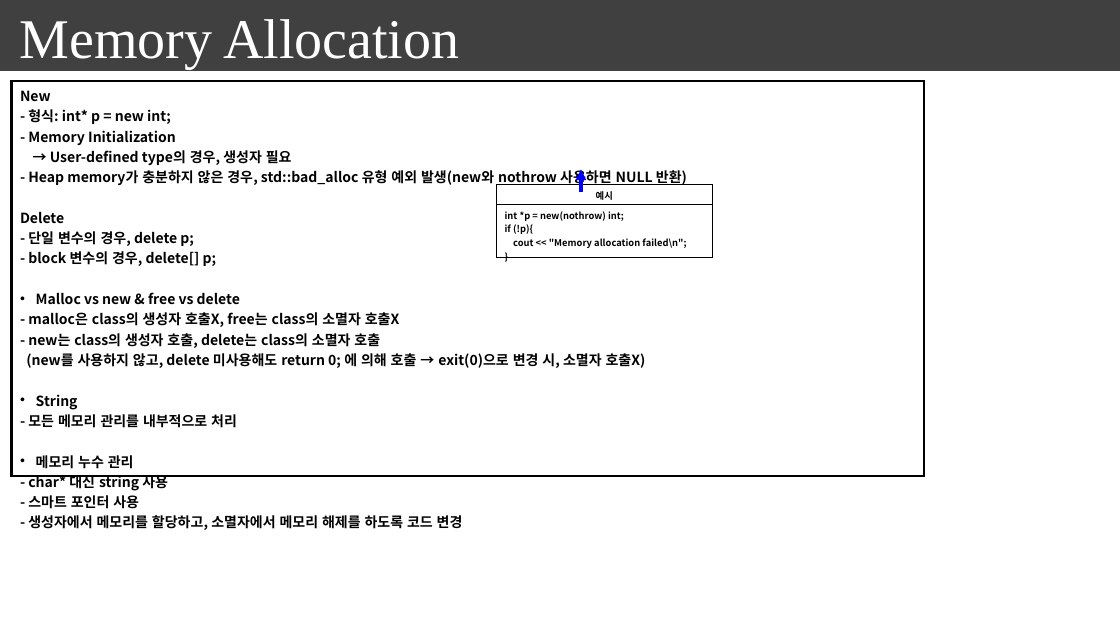
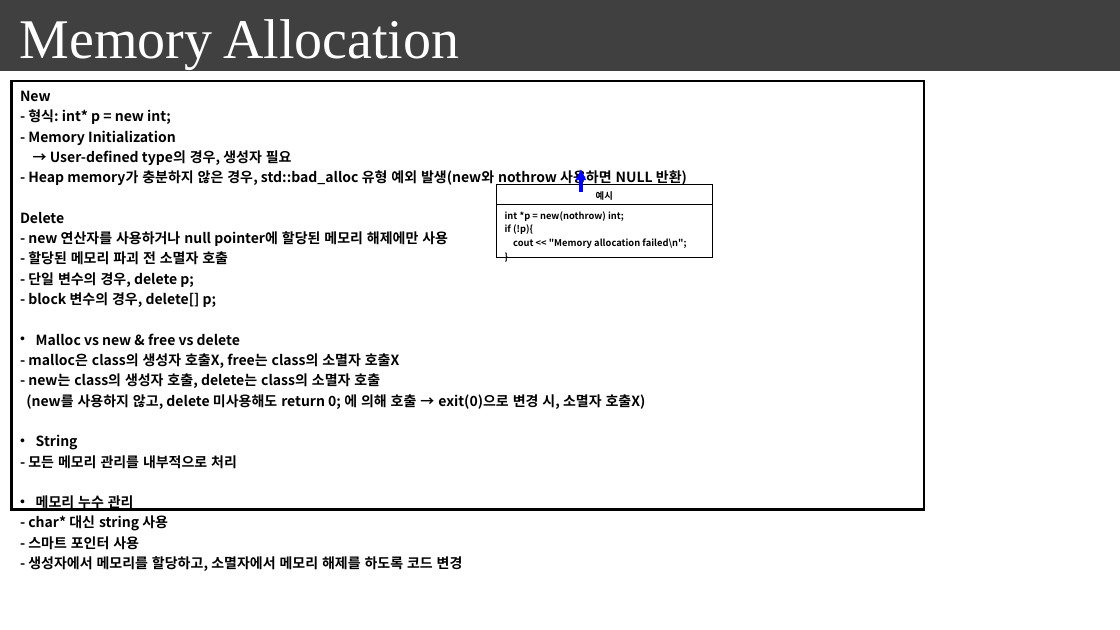
Before and after one commit to seonghokim/Study, a slide deck: slide 19 of everything in c++.pptx. Drawn at 1120x630 pixels with LibreOffice and Linux fonts; fonts in the diff are those of the drawing; background and template pictures are left out. Boxes give left, top, right and bottom in pixels: in the first picture for what was removed or moved away, otherwise in the second. Text is boxed around its words. In the diff, an @@ line names an element or a change of style, - is before the commit and + after.

```diff
--- a/everything in c++.pptx
+++ b/everything in c++.pptx
@@ table at [12,82,924,576] @@
-row 1, column 1: New / - 형식: int* p = new int; / - Memory Initialization / → User-defined type의 경우, 생성자 필요 / - Heap memory가 충분하지 않은 경우, std::bad_alloc 유형 예외 발생(new와 nothrow 사용하면 NULL 반환) / Delete / - 단일 변수의 경우, delete p; / - block 변수의 경우, delete[] p; / Malloc vs new & free vs delete / - malloc은 class의 생성자 호출X, free는 class의 소멸자 호출X / - new는 class의 생성자 호출, delete는 class의 소멸자 호출 / (new를 사용하지 않고, delete 미사용해도 return 0; 에 의해 호출 → exit(0)으로 변경 시, 소멸자 호출X) / String / - 모든 메모리 관리를 내부적으로 처리 / 메모리 누수 관리 / - char* 대신 string 사용 / - 스마트 포인터 사용 / - 생성자에서 메모리를 할당하고, 소멸자에서 메모리 해제를 하도록 코드 변경
+row 1, column 1: New / - 형식: int* p = new int; / - Memory Initialization / → User-defined type의 경우, 생성자 필요 / - Heap memory가 충분하지 않은 경우, std::bad_alloc 유형 예외 발생(new와 nothrow 사용하면 NULL 반환) / Delete / - new 연산자를 사용하거나 null pointer에 할당된 메모리 해제에만 사용 / - 할당된 메모리 파괴 전 소멸자 호출 / - 단일 변수의 경우, delete p; / - block 변수의 경우, delete[] p; / Malloc vs new & free vs delete / - malloc은 class의 생성자 호출X, free는 class의 소멸자 호출X / - new는 class의 생성자 호출, delete는 class의 소멸자 호출 / (new를 사용하지 않고, delete 미사용해도 return 0; 에 의해 호출 → exit(0)으로 변경 시, 소멸자 호출X) / String / - 모든 메모리 관리를 내부적으로 처리 / 메모리 누수 관리 / - char* 대신 string 사용 / - 스마트 포인터 사용 / - 생성자에서 메모리를 할당하고, 소멸자에서 메모리 해제를 하도록 코드 변경
```
Also in this commit, not shown: 8 other slides changed, 5 slides added.
